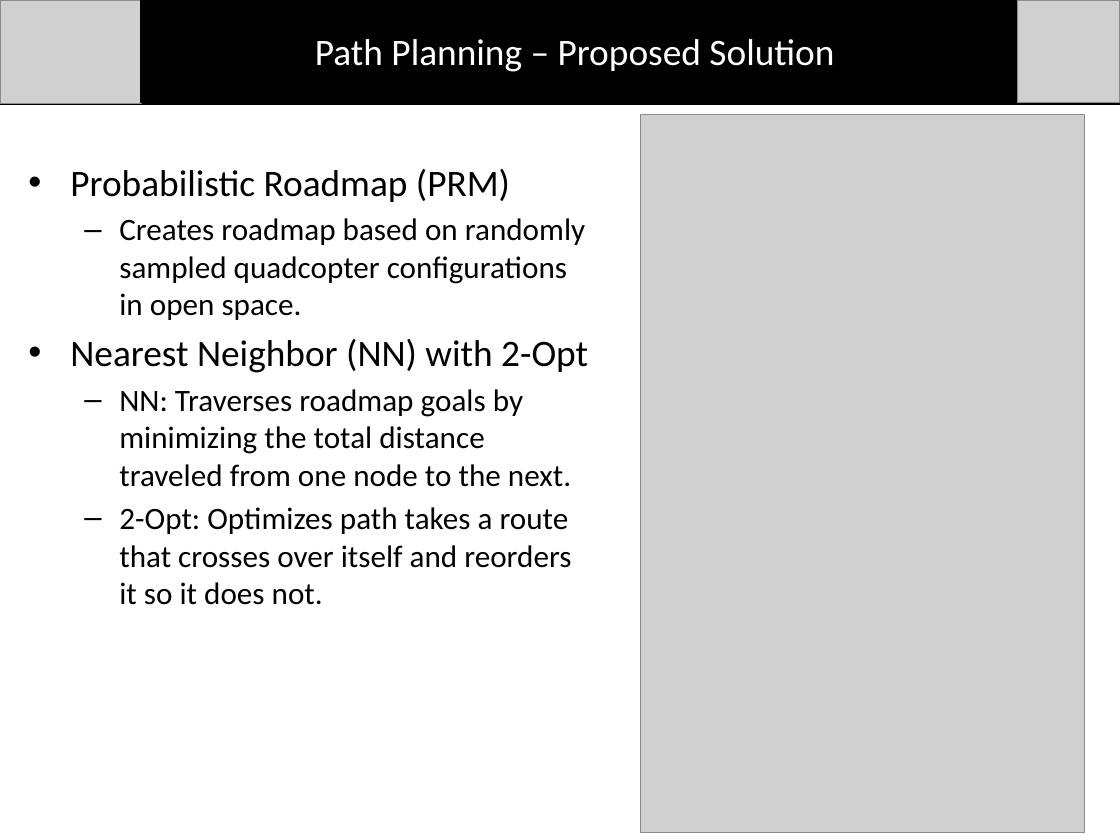
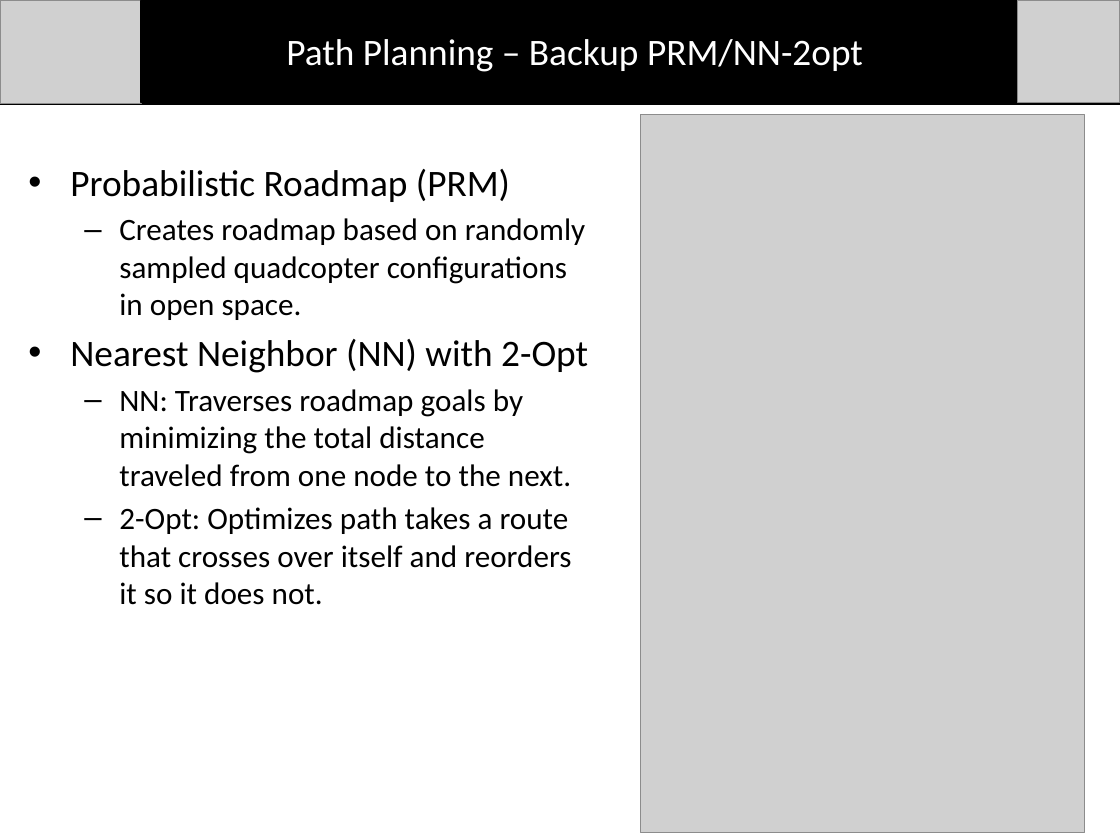
Before and after one commit to dtbinh/FlyNet, a slide deck: slide 11 of Presentations/CDR_Fall_2015/Individual_Slides/Bryce/PathPlanning.pptx (slide 3 before the commit). Drawn at 1120x840 pixels with LibreOffice and Linux fonts; fonts in the diff are those of the drawing; grey boxes stand for pictures. Boxes give left, top, right and bottom in pixels: in the first picture for what was removed or moved away, otherwise in the second. Text is boxed around its words. In the diff, an @@ line names an element or a change of style, - is before the commit and + after.

```diff
--- a/Presentations/CDR_Fall_2015/Individual_Slides/Bryce/PathPlanning.pptx
+++ b/Presentations/CDR_Fall_2015/Individual_Slides/Bryce/PathPlanning.pptx
@@ text at [286, 39, 863, 72]: text changed @@
-Path Planning – Proposed Solution
+Path Planning – Backup PRM/NN-2opt
```
Also in this commit, not shown: 7 other slides changed.
